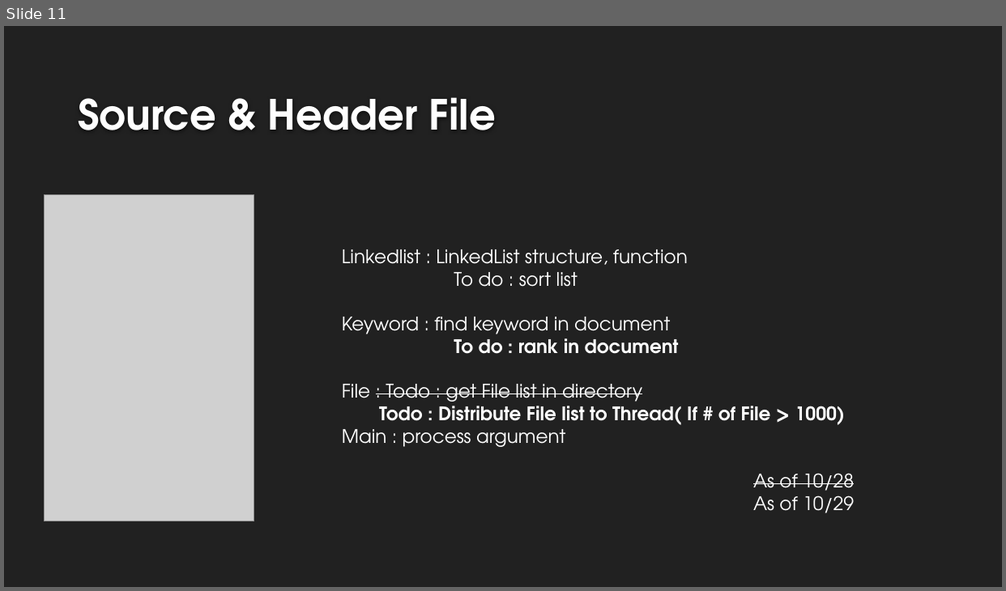
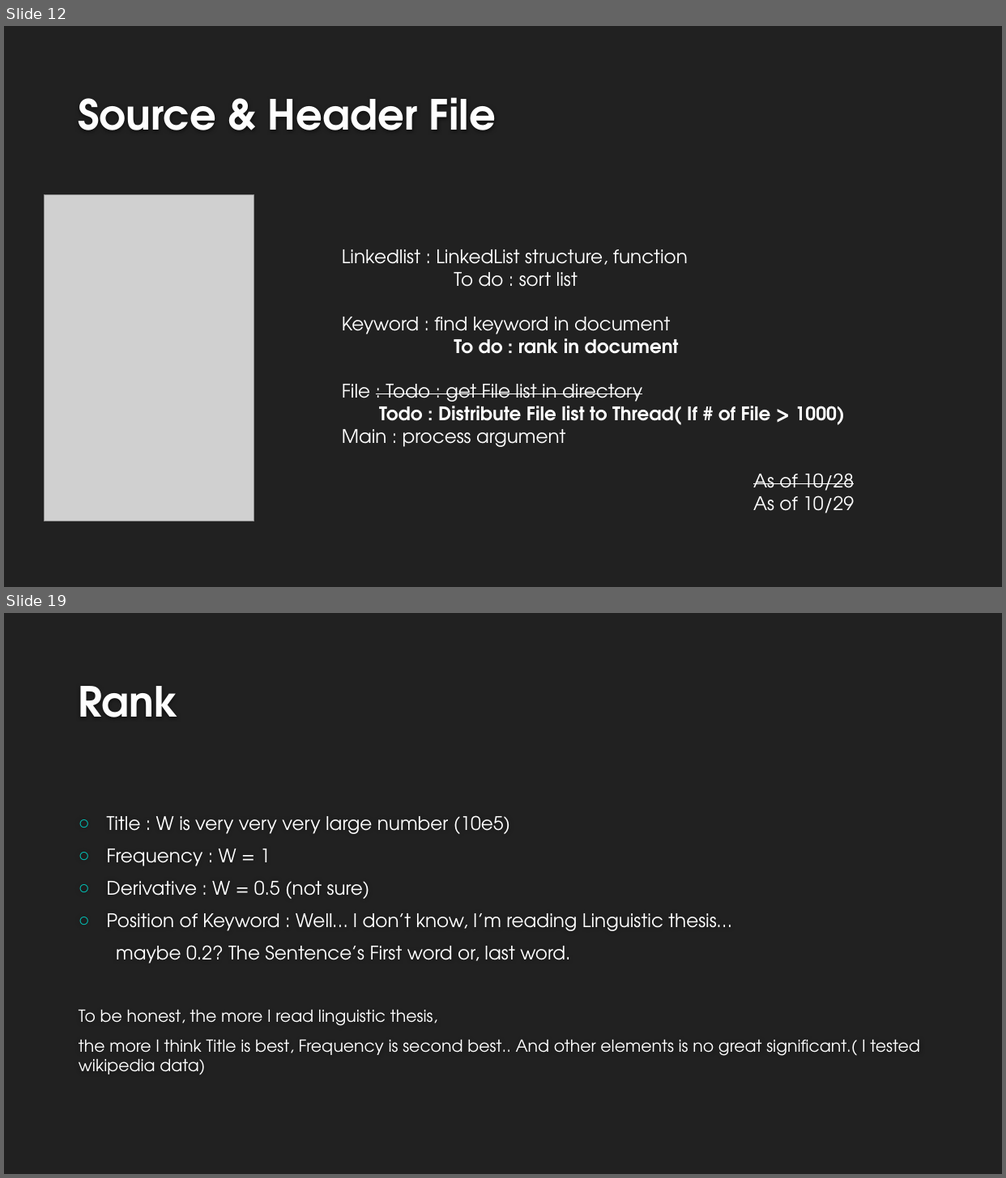
Before and after one commit to makerdark98/swprogramming, a slide deck: SW presentation.pptx. Shown one above the other, each under a label of ours: slide 11 before the commit, slides 12 and 19 after it; the slides between them are not shown. The pictures are 1006x591 and 1006x1178 pixels, drawn with LibreOffice and Linux fonts; fonts in the diff are those of the drawing; grey boxes stand for pictures; background and template pictures are left out. Boxes give left, top, right and bottom in pixels: in the first picture for what was removed or moved away, otherwise in the second. Text is boxed around its words. In the diff, an @@ line names an element or a change of style, - is before the commit and + after.

Commit message:
Test extractSentence Make Presentation data

```diff
--- a/SW presentation.pptx
+++ b/SW presentation.pptx
@@ slide 19 added at (4, 613, 1002, 1174), background #212121 @@
@@ title added at (78, 686, 178, 717), 40 pt, text #FEFEFE, bold @@
+Rank
@@ text added at (79, 815, 920, 1076), 18 pt, text #FFFFFF @@
+○ Title : W is very very very large number (10e5)
+○ Frequency : W = 1
+○ Derivative : W = 0.5 (not sure)
+○ Position of Keyword : Well… I don’t know, I’m reading Linguistic thesis…
+maybe 0.2? The Sentence’s First word or, last word.
+To be honest, the more I read linguistic thesis,
+the more I think Title is best, Frequency is second best.. And other elements is no great significant.( I tested wikipedia data)
@@ what was slide 11 is now slide 12 @@
```
Also in this commit, not shown: 2 slides changed, 7 other slides added, 7 other files.
